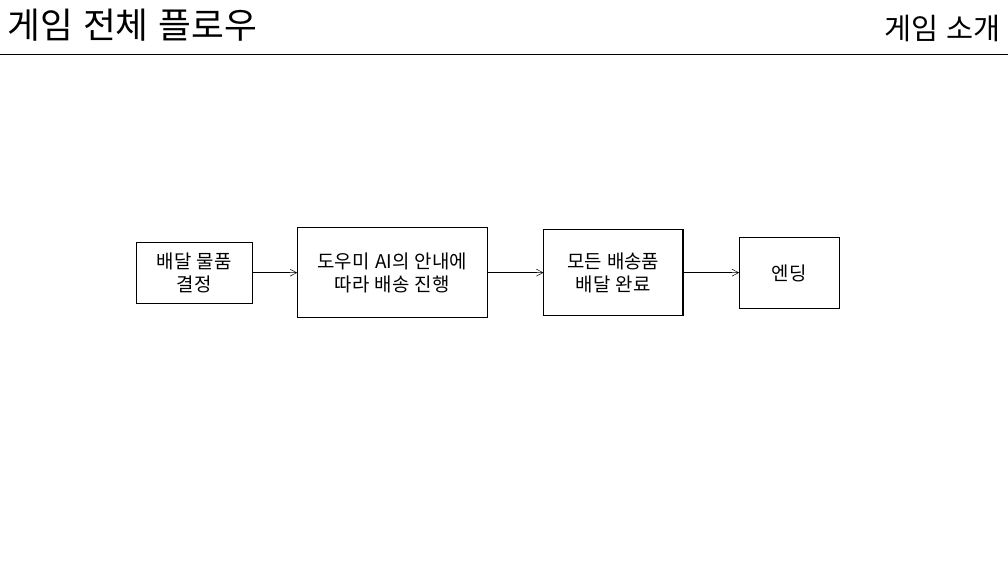
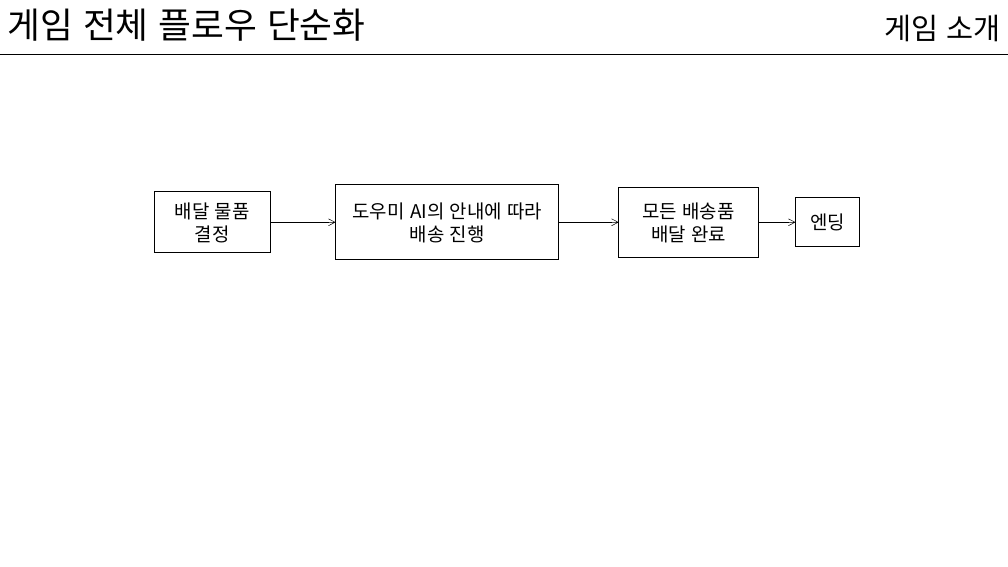
Before and after one commit to kwakyerin/2026_Graduation_Project, a slide deck: slide 8 of documents/HyunahKwon/01_works/01_designing/01_for_teammates/배트와 달트_기획.pptx (slide 11 before the commit). Drawn at 1008x567 pixels with LibreOffice and Linux fonts; fonts in the diff are those of the drawing. Boxes give left, top, right and bottom in pixels: in the first picture for what was removed or moved away, otherwise in the second. Text is boxed around its words. In the diff, an @@ line names an element or a change of style, - is before the commit and + after.

Commit message:
기획서 전체 개편 중

```diff
--- a/documents/HyunahKwon/01_works/01_designing/01_for_teammates/배트와 달트_기획.pptx
+++ b/documents/HyunahKwon/01_works/01_designing/01_for_teammates/배트와 달트_기획.pptx
@@ title at (8, 8, 365, 41): text changed @@
-게임 전체 플로우
+게임 전체 플로우 단순화
@@ rectangle "배달 물품 결정": place and size @@
-rectangle "배달 물품 결정" at (136, 242, 253, 303)
+rectangle "배달 물품 결정" at (154, 192, 271, 253)
@@ rectangle "도우미 AI의 안내에 따라 배송 ...": place and size @@
-rectangle "도우미 AI의 안내에 따라 배송 ..." at (297, 228, 488, 318)
+rectangle "도우미 AI의 안내에 따라 배송 ..." at (336, 185, 560, 260)
@@ rectangle "모든 배송품 배달 완료": place and size @@
-rectangle "모든 배송품 배달 완료" at (544, 230, 684, 316)
+rectangle "모든 배송품 배달 완료" at (619, 188, 758, 257)
@@ rectangle "엔딩": place and size @@
-rectangle "엔딩" at (740, 237, 839, 309)
+rectangle "엔딩" at (796, 197, 860, 247)
@@ arrow moved from (253, 273) - (297, 273) to (270, 222) - (336, 222) @@
@@ arrow moved from (488, 273) - (544, 273) to (559, 222) - (619, 222) @@
@@ arrow moved from (683, 273) - (740, 273) to (758, 222) - (796, 222) @@
```
Also in this commit, not shown: 79 other slides changed, 14 slides added, 4 slides removed, 8 other files.
